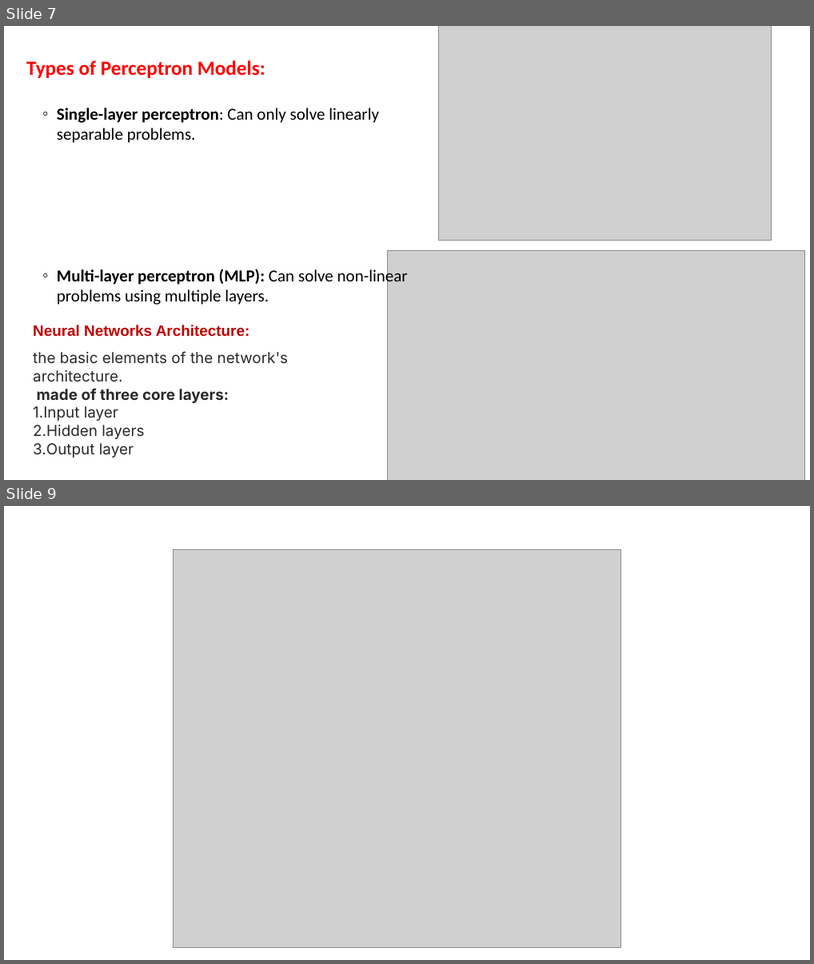
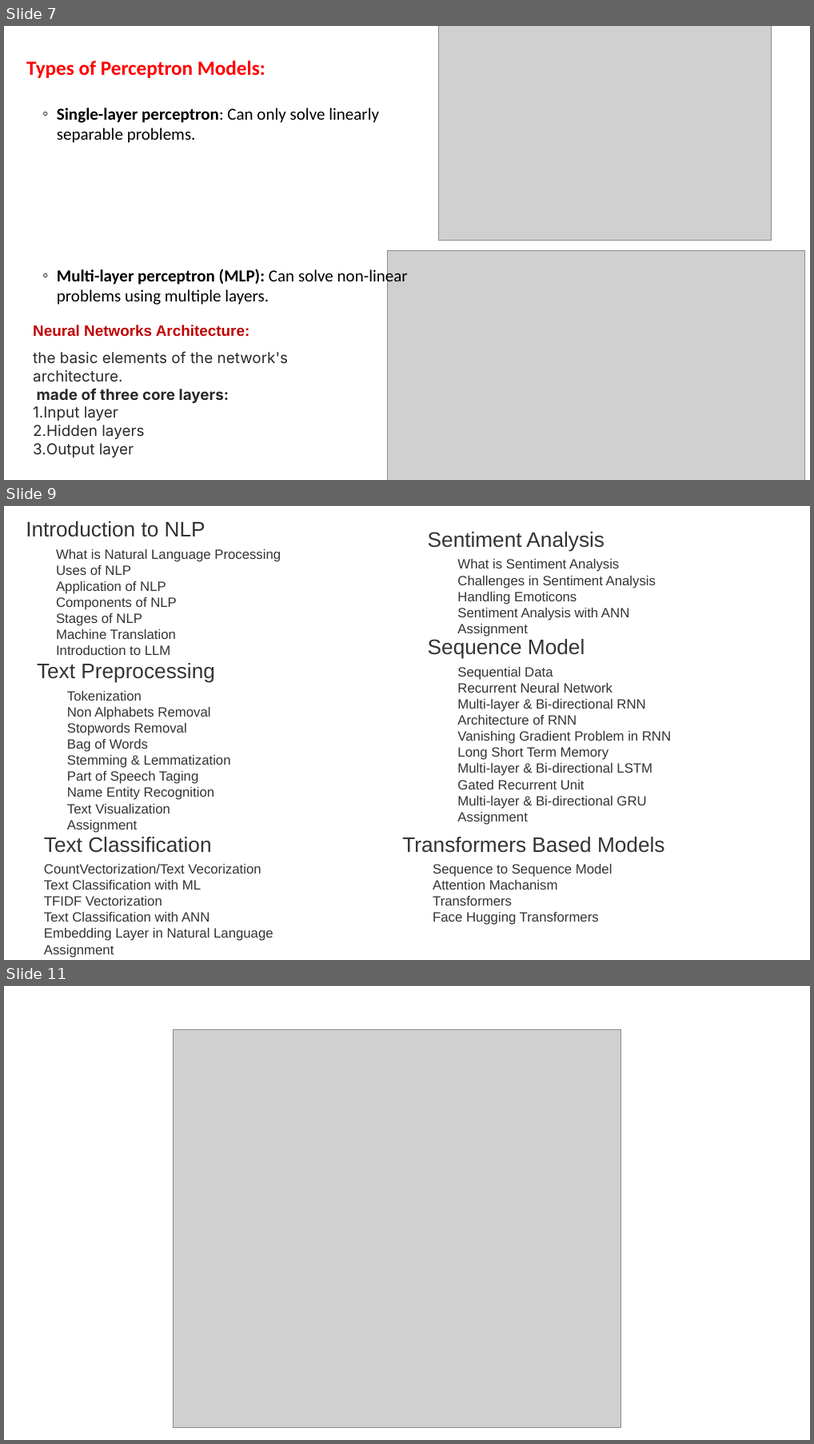
Before and after one commit to shahil04/ds_materials, a slide deck: 9.Deep_learning/class_10_Text_Nltk_Spacy.pptx. Shown one above the other, each under a label of ours: slides 7 and 9 before the commit, slides 7, 9 and 11 after it; the slides between them are not shown. The pictures are 814x964 and 814x1444 pixels, drawn with LibreOffice and Linux fonts; fonts in the diff are those of the drawing; grey boxes stand for pictures. Boxes give left, top, right and bottom in pixels: in the first picture for what was removed or moved away, otherwise in the second. Text is boxed around its words. In the diff, an @@ line names an element or a change of style, - is before the commit and + after.

```diff
--- a/9.Deep_learning/class_10_Text_Nltk_Spacy.pptx
+++ b/9.Deep_learning/class_10_Text_Nltk_Spacy.pptx
@@ slide 9 added at [4,506,810,960], background #FFFFFF @@
@@ text added at [26,521,281,655], 16 pt, text #333333 @@
+Introduction to NLP
+  What is Natural Language Processing
+  Uses of NLP
+  Application of NLP
+  Components of NLP
+  Stages of NLP
+  Machine Translation
+  Introduction to LLM
@@ text added at [428,532,656,636], 16 pt, text #333333 @@
+Sentiment Analysis
+  What is Sentiment Analysis
+  Challenges in Sentiment Analysis
+  Handling Emoticons
+  Sentiment Analysis with ANN
+  Assignment
@@ text added at [428,639,671,824], 16 pt, text #333333 @@
+Sequence Model
+  Sequential Data
+  Recurrent Neural Network
+  Multi-layer & Bi-directional RNN
+  Architecture of RNN
+  Vanishing Gradient Problem in RNN
+  Long Short Term Memory
+  Multi-layer & Bi-directional LSTM
+  Gated Recurrent Unit
+  Multi-layer & Bi-directional GRU
+  Assignment
@@ text added at [37,663,231,832], 16 pt, text #333333 @@
+Text Preprocessing
+  Tokenization
+  Non Alphabets Removal
+  Stopwords Removal
+  Bag of Words
+  Stemming & Lemmatization
+  Part of Speech Taging
+  Name Entity Recognition
+  Text Visualization
+  Assignment
@@ text added at [44,836,274,957], 16 pt, text #333333 @@
+Text Classification
+CountVectorization/Text Vecorization
+Text Classification with ML
+TFIDF Vectorization
+Text Classification with ANN
+Embedding Layer in Natural Language
+Assignment
@@ text added at [402,836,666,924], 16 pt, text #333333 @@
+Transformers Based Models
+  Sequence to Sequence Model
+  Attention Machanism
+  Transformers
+  Face Hugging Transformers
@@ what was slide 9 is now slide 11 @@
```
Also in this commit, not shown: 1 slide changed, 2 other slides added, 1 slide removed, 4 other files.
